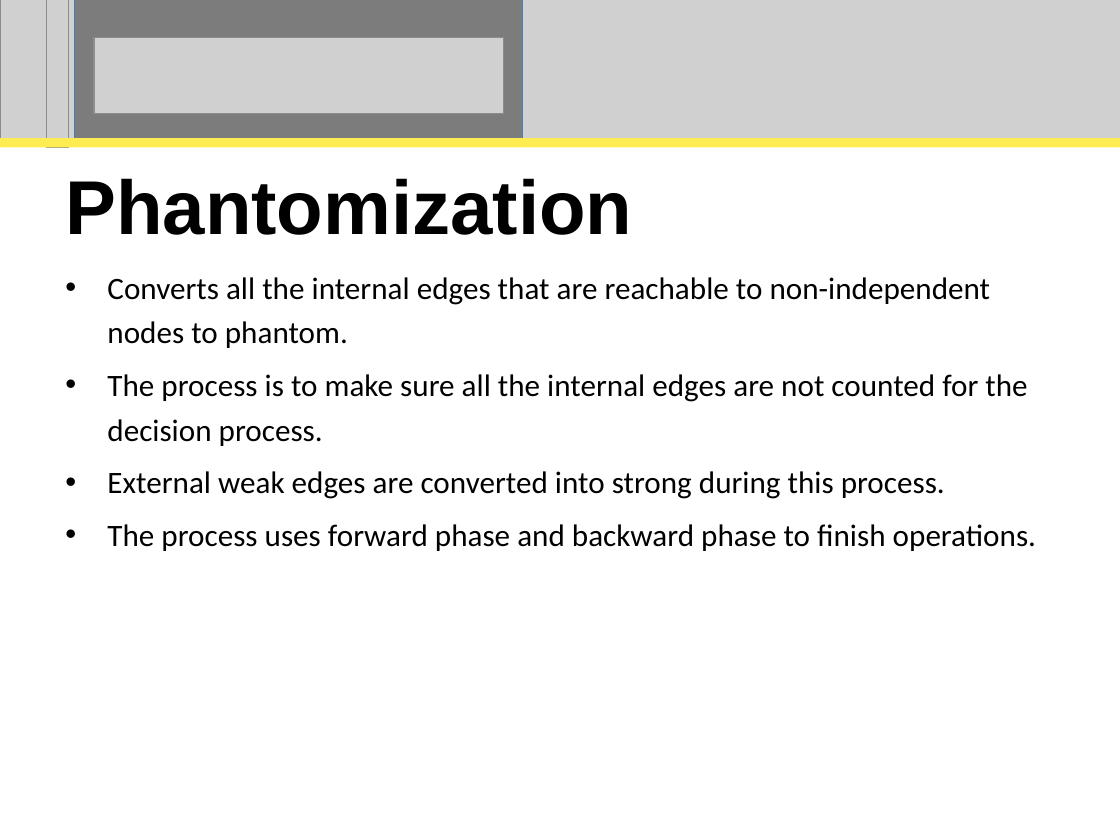
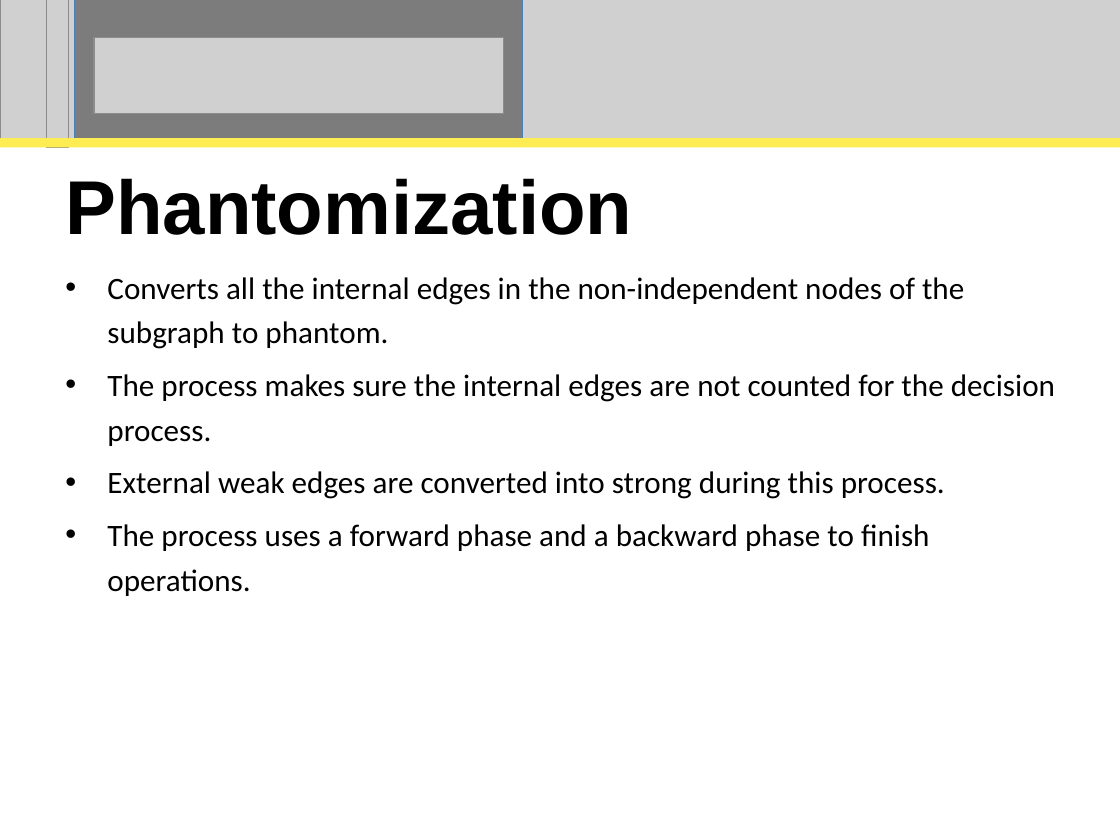
Before and after one commit to perpetualcoder/thesis, a slide deck: slide 59 of thesisppt/defense.ppt. Drawn at 1120x840 pixels with LibreOffice and Linux fonts; fonts in the diff are those of the drawing; grey boxes stand for pictures. Boxes give left, top, right and bottom in pixels: in the first picture for what was removed or moved away, otherwise in the second. Text is boxed around its words. In the diff, an @@ line names an element or a change of style, - is before the commit and + after.

```diff
--- a/thesisppt/defense.ppt
+++ b/thesisppt/defense.ppt
@@ subtitle at (x1=107, y1=277, x2=1055, y2=446): text changed @@
-• Converts all the internal edges that are reachable to non-independent nodes to phantom.
-• The process is to make sure all the internal edges are not counted for the decision process.
+• Converts all the internal edges in the non-independent nodes of the subgraph to phantom.
+• The process makes sure the internal edges are not counted for the decision process.
@@ subtitle at (x1=107, y1=524, x2=929, y2=596): text changed @@
-• The process uses forward phase and backward phase to finish operations.
+• The process uses a forward phase and a backward phase to finish operations.
```
Also in this commit, not shown: 26 other slides changed, 1 other file.
